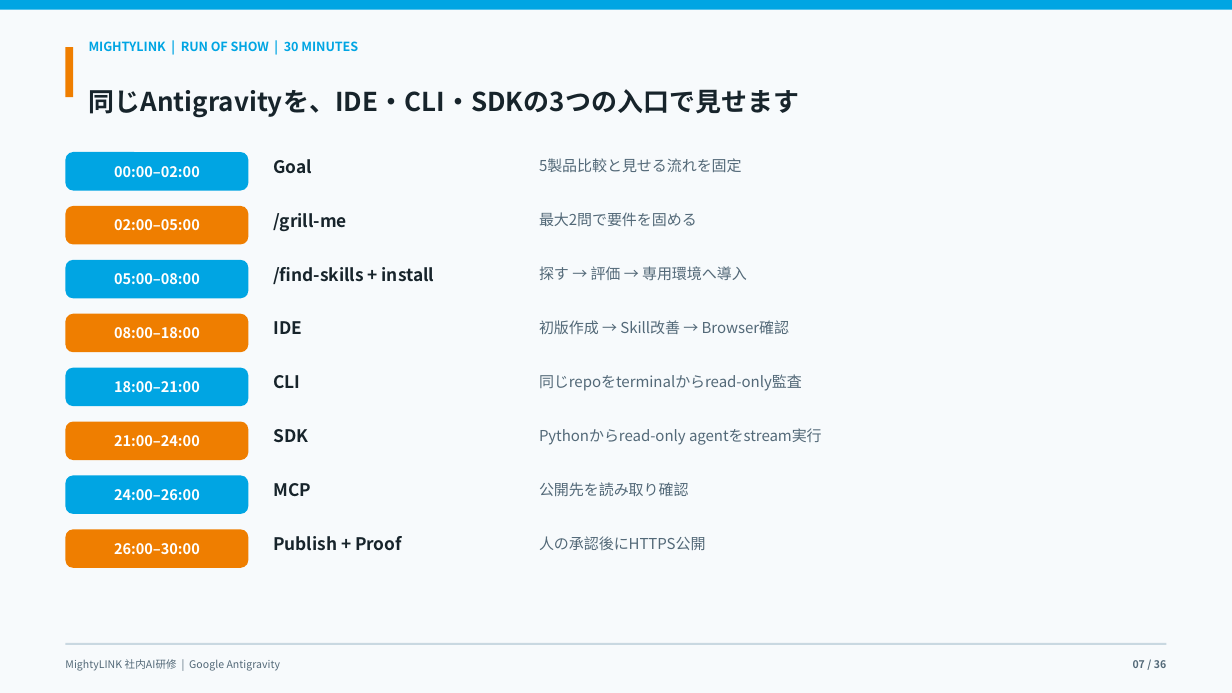
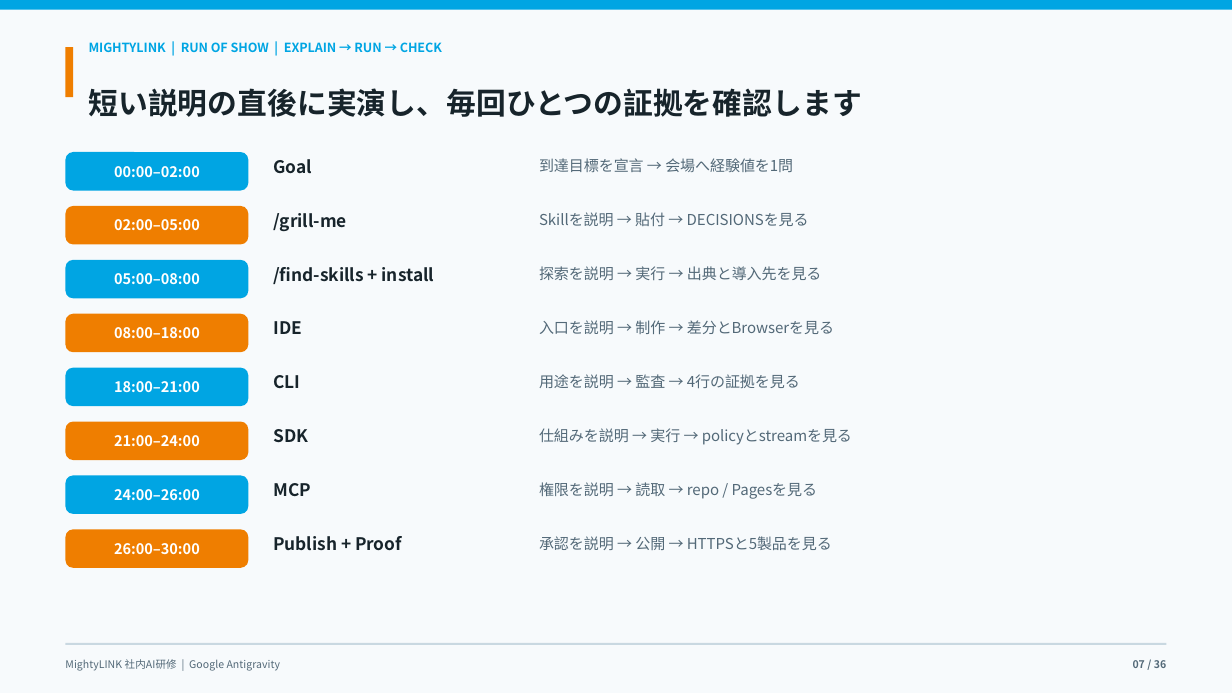
Before and after one commit to kanta13jp1/mighty-link-ai-connect, a slide deck: slide 7 of exports/knowledge_flow/mighty_skill_bridge_antigravity_user_guide_2026.pptx. Drawn at 1232x693 pixels with LibreOffice and Linux fonts; fonts in the diff are those of the drawing. Boxes give left, top, right and bottom in pixels: in the first picture for what was removed or moved away, otherwise in the second. Text is boxed around its words. In the diff, an @@ line names an element or a change of style, - is before the commit and + after.

```diff
--- a/exports/knowledge_flow/mighty_skill_bridge_antigravity_user_guide_2026.pptx
+++ b/exports/knowledge_flow/mighty_skill_bridge_antigravity_user_guide_2026.pptx
@@ text at box(89, 42, 442, 52): text changed @@
-MIGHTYLINK | RUN OF SHOW | 30 MINUTES
+MIGHTYLINK | RUN OF SHOW | EXPLAIN → RUN → CHECK
@@ text removed at box(89, 89, 800, 118) @@
-同じAntigravityを、IDE・CLI・SDKの3つの入口で見せます
@@ text added at box(89, 88, 862, 117), 23.2 pt, text #17242B, bold @@
+短い説明の直後に実演し、毎回ひとつの証拠を確認します
@@ text at box(539, 158, 793, 172): text changed @@
-5製品比較と見せる流れを固定
+到達目標を宣言 → 会場へ経験値を1問
@@ text at box(539, 212, 809, 226): text changed @@
-最大2問で要件を固める
+Skillを説明 → 貼付 → DECISIONSを見る
@@ text at box(539, 266, 822, 280): text changed @@
-探す → 評価 → 専用環境へ導入
+探索を説明 → 実行 → 出典と導入先を見る
@@ text at box(539, 320, 834, 334): text changed @@
-初版作成 → Skill改善 → Browser確認
+入口を説明 → 制作 → 差分とBrowserを見る
@@ text at box(539, 374, 800, 388): text changed @@
-同じrepoをterminalからread-only監査
+用途を説明 → 監査 → 4行の証拠を見る
@@ text at box(539, 428, 852, 445): text changed @@
-Pythonからread-only agentをstream実行
+仕組みを説明 → 実行 → policyとstreamを見る
@@ text at box(539, 482, 818, 499): text changed @@
-公開先を読み取り確認
+権限を説明 → 読取 → repo / Pagesを見る
@@ text at box(539, 536, 832, 550): text changed @@
-人の承認後にHTTPS公開
+承認を説明 → 公開 → HTTPSと5製品を見る
```
Also in this commit, not shown: 31 other slides changed, 3 slides added, 3 slides removed, 5 other files.
